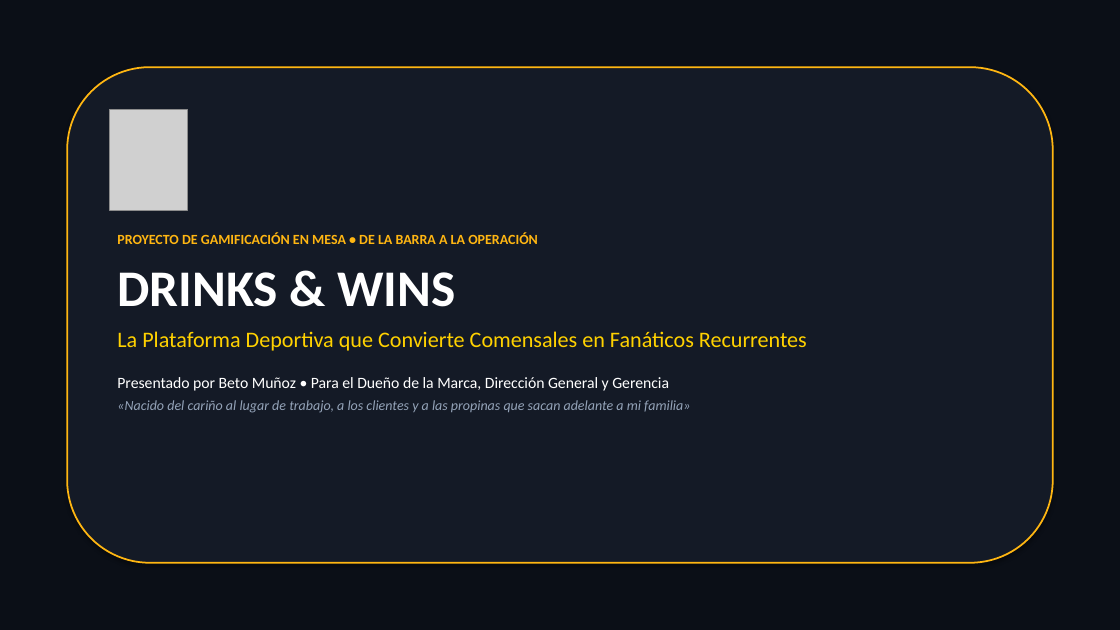
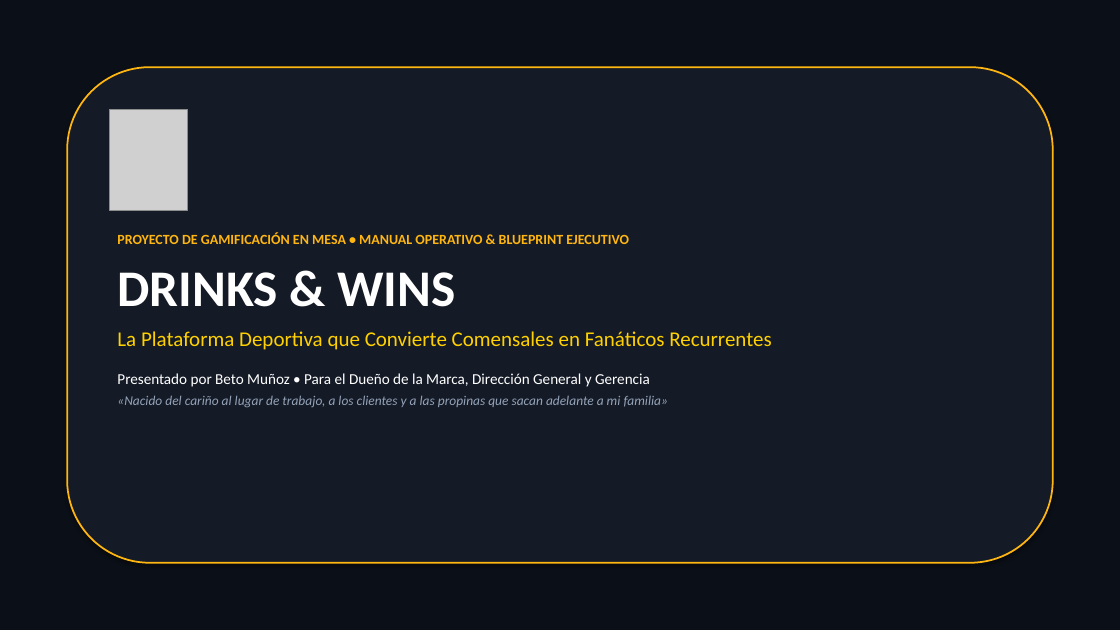
Before and after one commit to chefalbertomc/NFL-grids-, a slide deck: slide 1 of Drinks_and_Wins_Presentacion_Ejecutiva.pptx. Drawn at 1120x630 pixels with LibreOffice and Linux fonts; fonts in the diff are those of the drawing; grey boxes stand for pictures. Boxes give left, top, right and bottom in pixels: in the first picture for what was removed or moved away, otherwise in the second. Text is boxed around its words. In the diff, an @@ line names an element or a change of style, - is before the commit and + after.

Commit message:
feat(presentation): manual completo y propuesta ejecutiva de 23 diapositivas (manual paso a paso admin y jugador para Grids, Quinielas, Survivor, First Striker, Trivia con IA y Bingo)

```diff
--- a/Drinks_and_Wins_Presentacion_Ejecutiva.pptx
+++ b/Drinks_and_Wins_Presentacion_Ejecutiva.pptx
@@ text at [117, 233, 629, 244]: text changed @@
-PROYECTO DE GAMIFICACIÓN EN MESA • DE LA BARRA A LA OPERACIÓN
+PROYECTO DE GAMIFICACIÓN EN MESA • MANUAL OPERATIVO & BLUEPRINT EJECUTIVO
@@ text at [117, 331, 771, 407]: size 19 to 18 pt in "La Plataforma Deportiva que Convierte Comensales en ..."; size 13.5 to 13 pt in "Presentado por Beto Muñoz • Para el ..."; size 12 to 11.5 pt in "«Nacido del cariño al lugar de trabajo, ..."; less space between paragraphs @@
```
Also in this commit, not shown: 9 other slides changed, 13 slides added, 5 slides removed, 7 other files.
